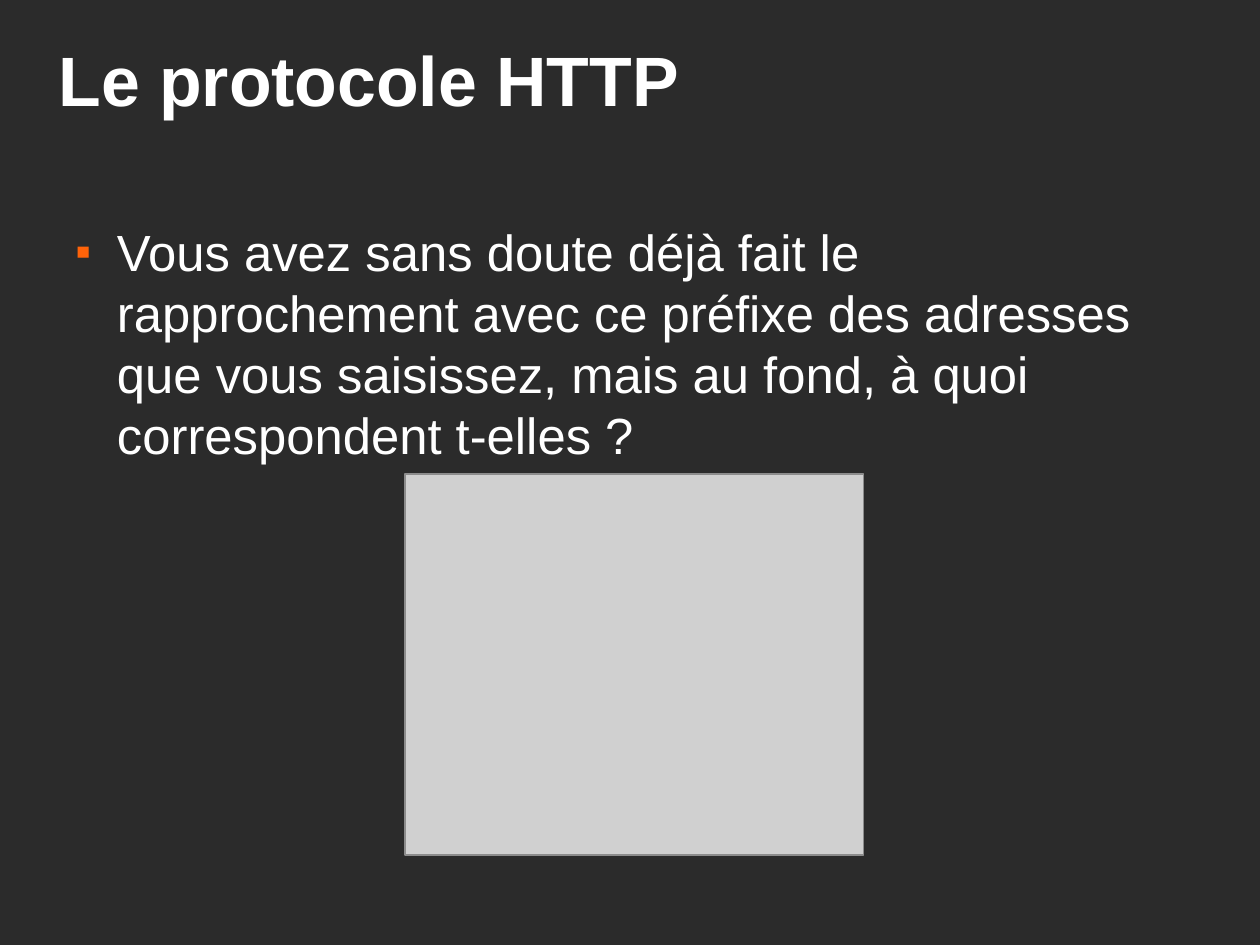
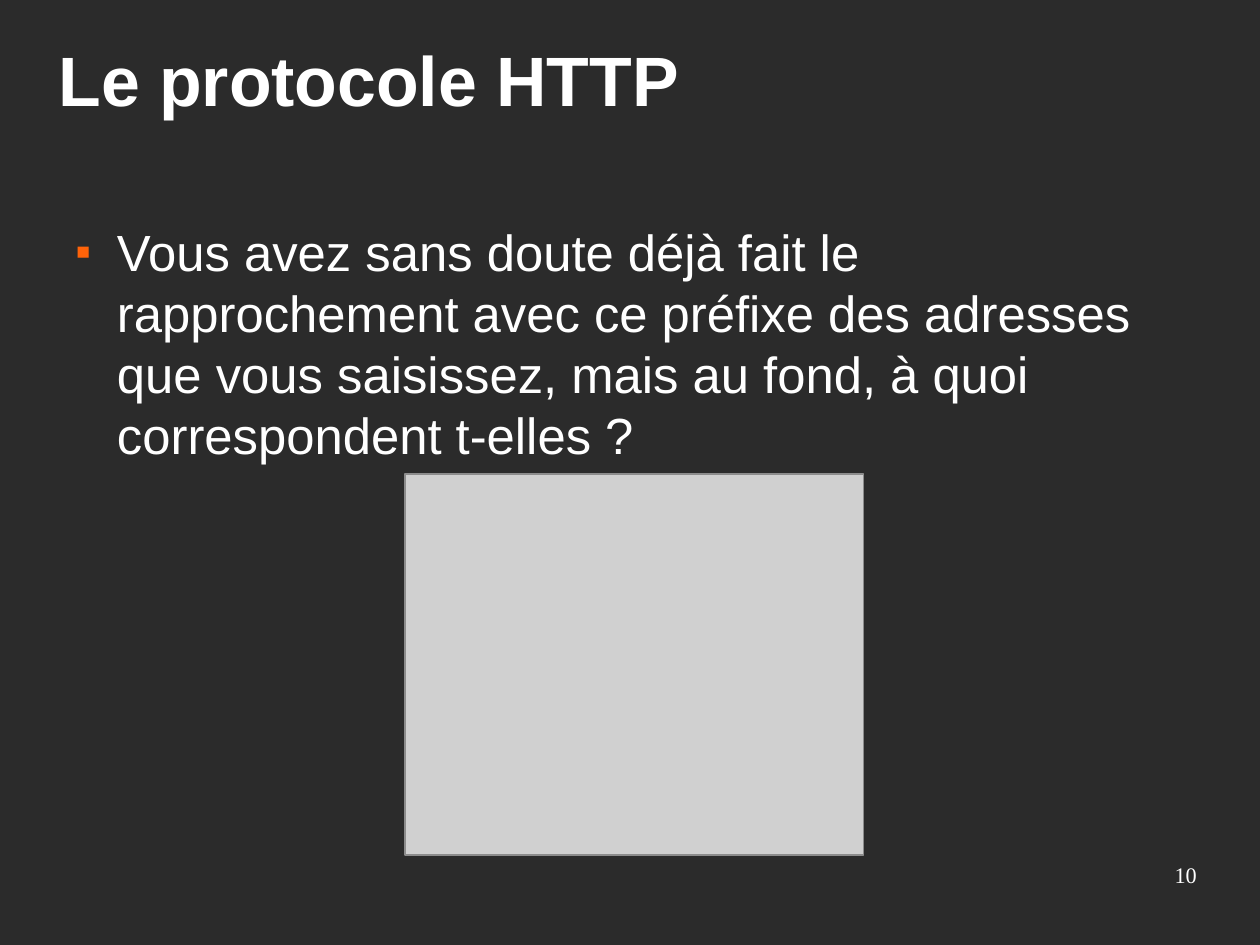
Before and after one commit to Eirbware/Formation, a slide deck: slide 10 of presentations/fondements.odp. Drawn at 1260x945 pixels with LibreOffice and Linux fonts; fonts in the diff are those of the drawing; grey boxes stand for pictures; background and template pictures are left out; a plain dark background stands for a picture behind light text. Boxes give left, top, right and bottom in pixels: in the first picture for what was removed or moved away, otherwise in the second. Text is boxed around its words. In the diff, an @@ line names an element or a change of style, - is before the commit and + after.

```diff
--- a/presentations/fondements.odp
+++ b/presentations/fondements.odp
@@ page number added at [1175,868,1197,883], 14 pt, text #FFFFFF @@
+10
```
Also in this commit, not shown: 12 other slides changed, 4 slides added, 1 slide removed, 1 other file.
